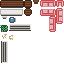
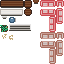
Comparing the layer stacks of the two 64px x 64px images. Changes:
painted on "Pasted Layer" over (1, 32, 64, 64)
